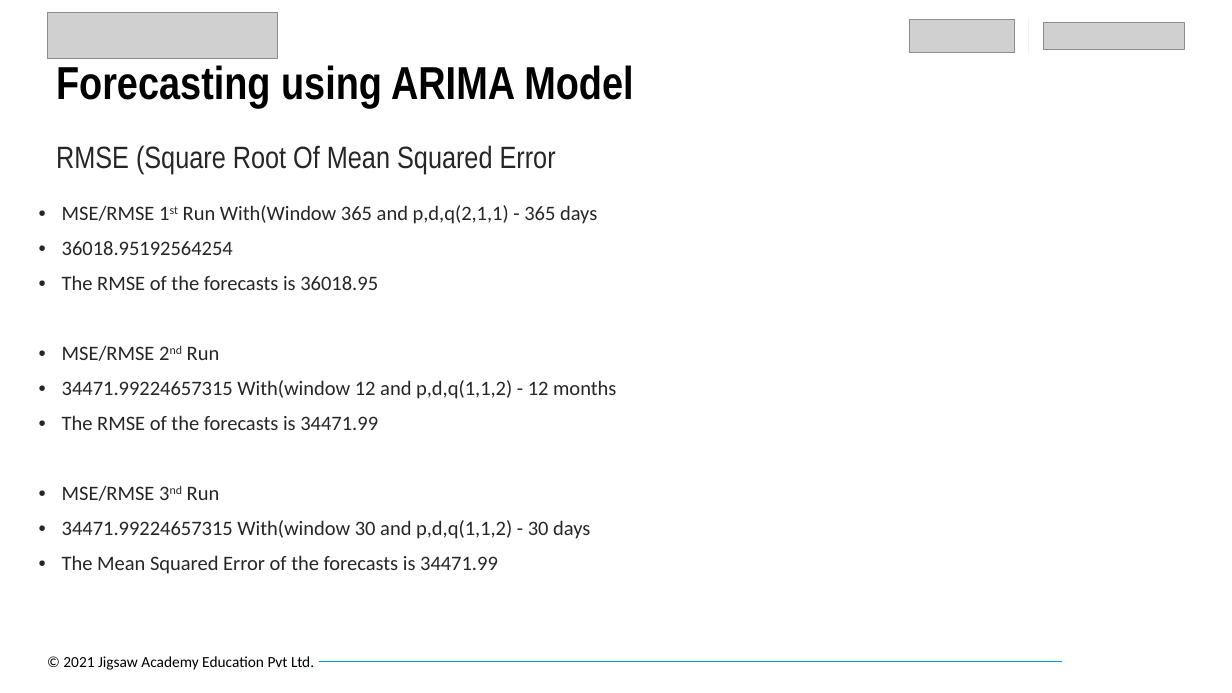
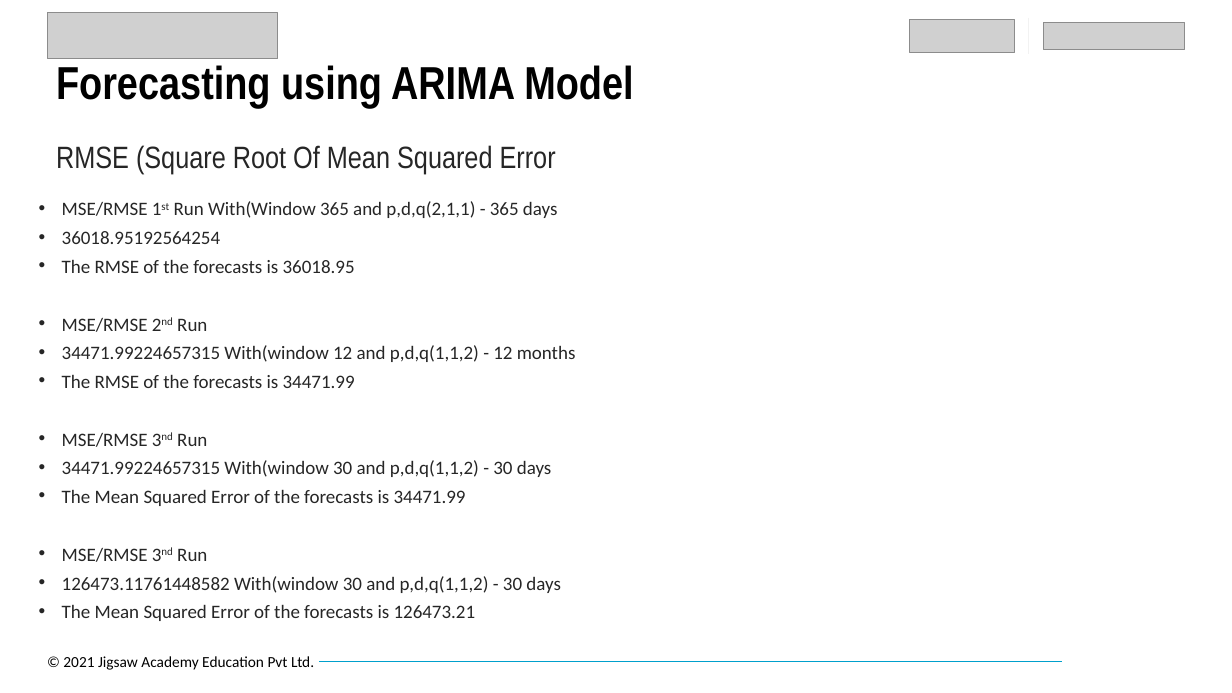
Before and after one commit to priyamgupta281/IPBA_BYOP, a slide deck: slide 30 of Final_PPT_Code/Retail_Revenue_Forecasting_Group_K.pptx (slide 27 before the commit). Drawn at 1232x693 pixels with LibreOffice and Linux fonts; fonts in the diff are those of the drawing; grey boxes stand for pictures; background and template pictures are left out. Boxes give left, top, right and bottom in pixels: in the first picture for what was removed or moved away, otherwise in the second. Text is boxed around its words. In the diff, an @@ line names an element or a change of style, - is before the commit and + after.

```diff
--- a/Final_PPT_Code/Retail_Revenue_Forecasting_Group_K.pptx
+++ b/Final_PPT_Code/Retail_Revenue_Forecasting_Group_K.pptx
@@ text at [62,201,576,506]: size 16 to 14.8 pt in "MSE/RMSE 1st Run With(Window 365 and p,d,q(2,1,1) ...", "36018.95192564254", "The RMSE of the forecasts is 36018.95", "MSE/RMSE 2nd Run" and 5 more places; line spacing 0.9 to 0.7 @@
@@ text at [62,548,561,621]: paragraphs added @@
+• MSE/RMSE 3nd Run
+• 126473.11761448582 With(window 30 and p,d,q(1,1,2) - 30 days
+• The Mean Squared Error of the forecasts is 126473.21
```
Also in this commit, not shown: 3 other slides changed, 3 slides added.
